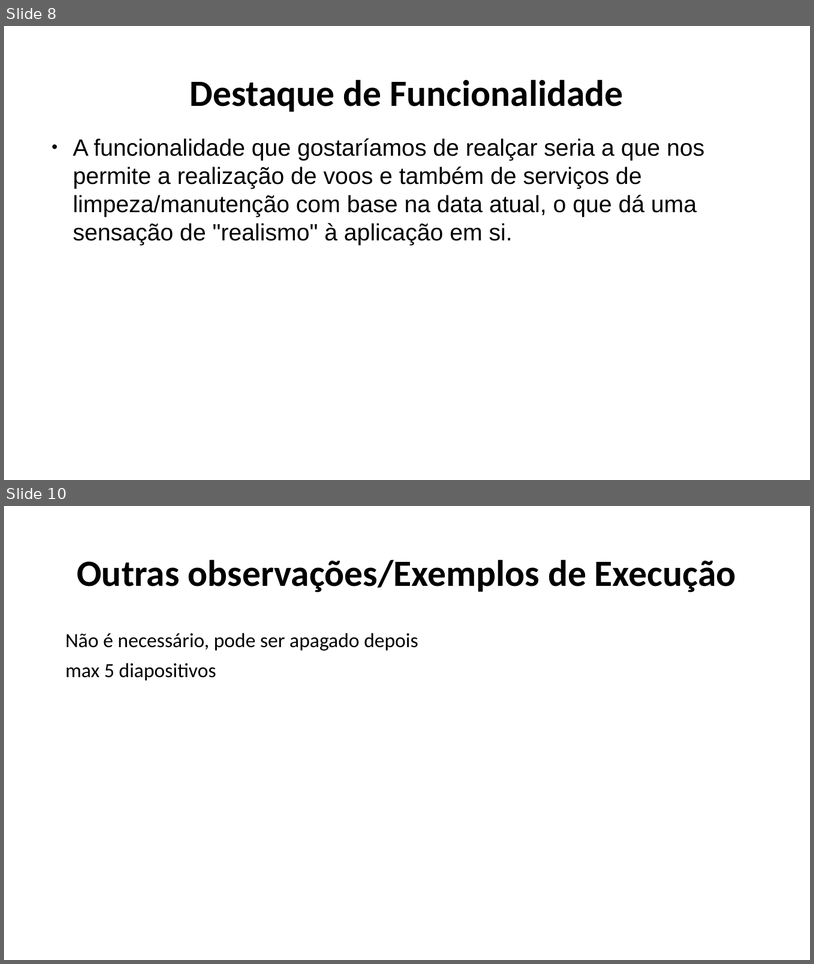
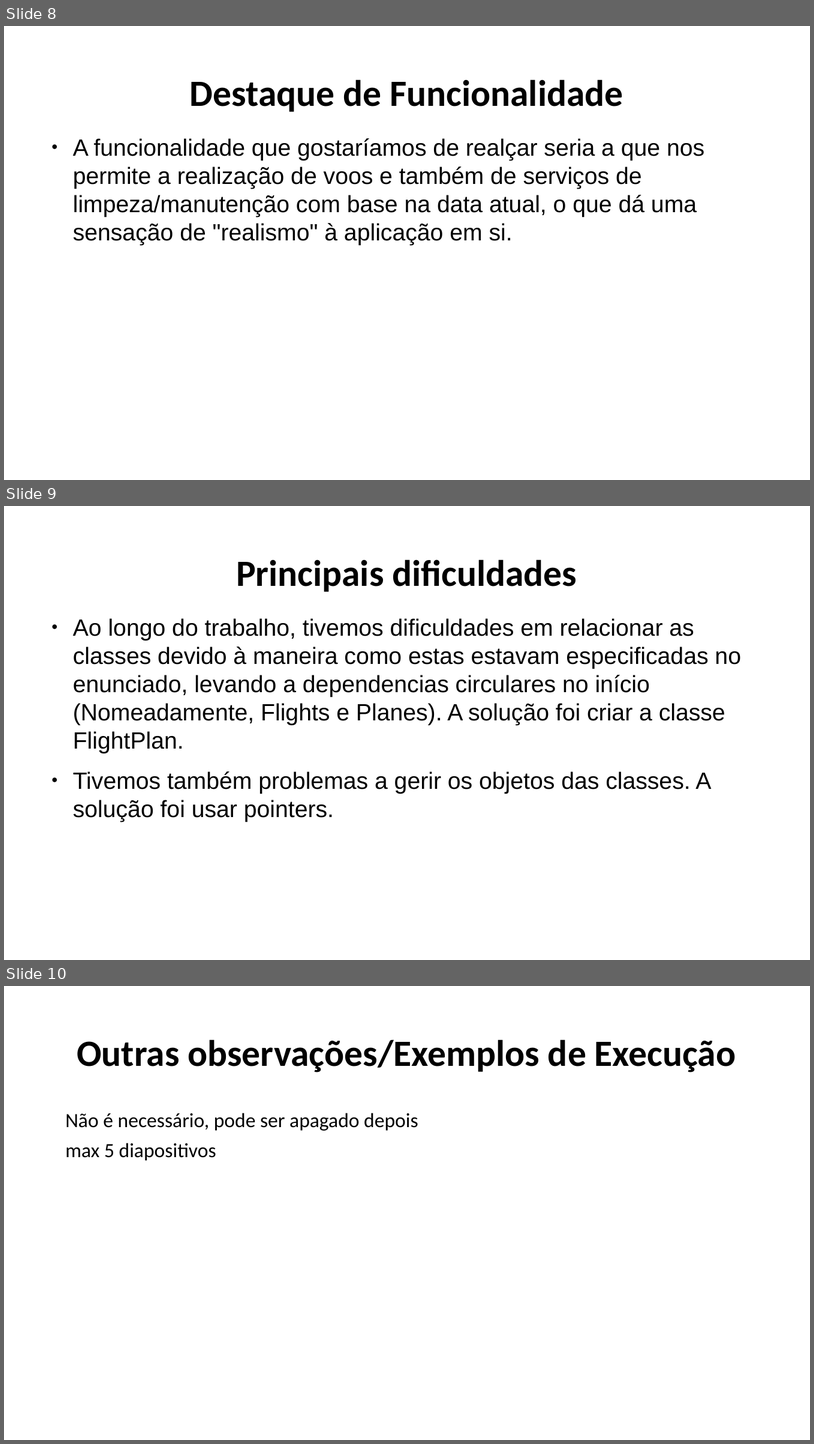
Before and after one commit to Naapperas/feup-aed-proj1, a slide deck: Apresentação.pptx. Shown one above the other, each under a label of ours: slides 8 and 10 before the commit, slides 8, 9 and 10 after it; the slides between them are not shown. The pictures are 814x964 and 814x1444 pixels, drawn with LibreOffice and Linux fonts; fonts in the diff are those of the drawing. Boxes give left, top, right and bottom in pixels: in the first picture for what was removed or moved away, otherwise in the second. Text is boxed around its words. In the diff, an @@ line names an element or a change of style, - is before the commit and + after.

```diff
--- a/Apresentação.pptx
+++ b/Apresentação.pptx
@@ slide 9 added at box(4, 506, 810, 960), background #FFFFFF @@
@@ text added at box(236, 559, 577, 592), 44 pt, text #000000, bold @@
+Principais dificuldades
@@ text added at box(73, 618, 741, 822), 28 pt, text #000000 @@
+● Ao longo do trabalho, tivemos dificuldades em relacionar as classes devido à maneira como estas estavam especificadas no enunciado, levando a dependencias circulares no início (Nomeadamente, Flights e Planes). A solução foi criar a classe FlightPlan.
+● Tivemos também problemas a gerir os objetos das classes. A solução foi usar pointers.
```
Also in this commit, not shown: 3 slides changed, 1 slide removed.
